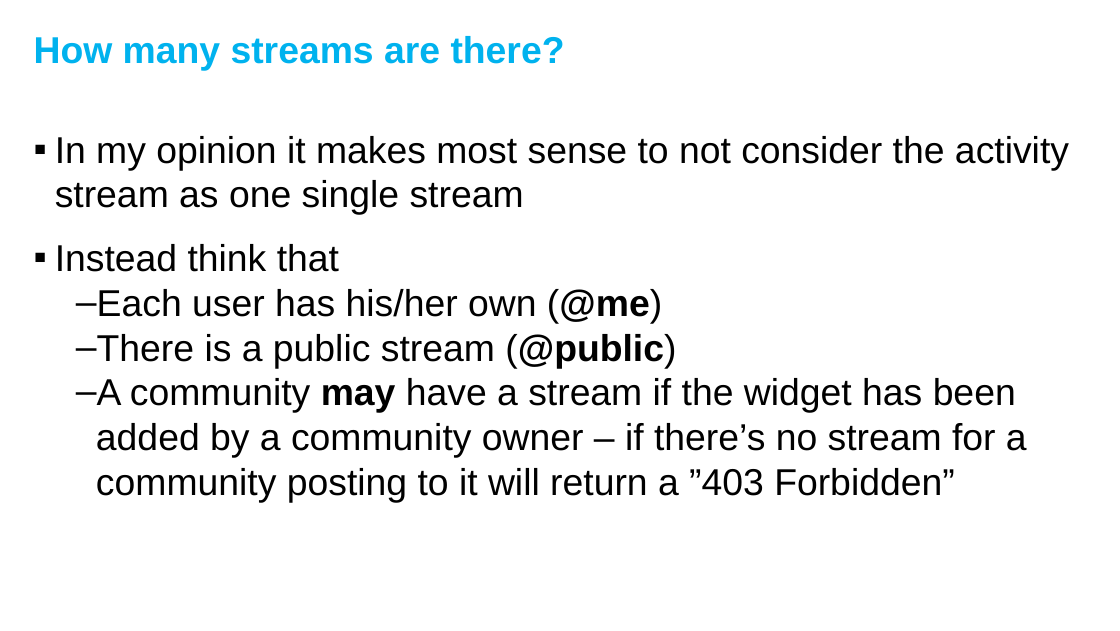
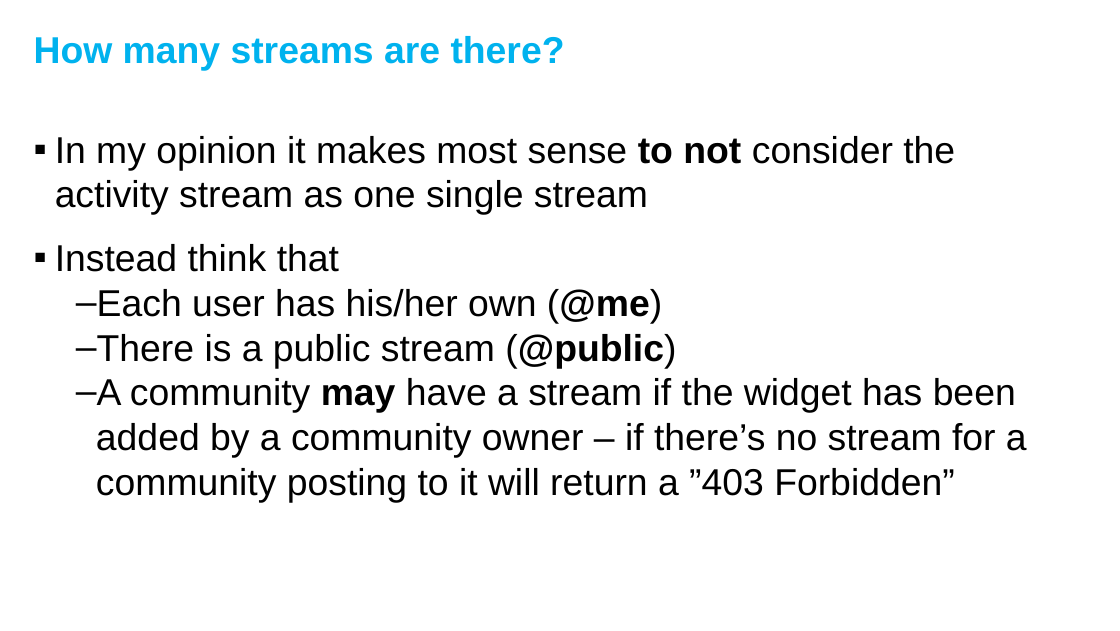
Before and after one commit to lekkimworld/IC14_BP301, a slide deck: slide 15 of BP301 - An introduction to working with the Activity Stream.pptx. Drawn at 1120x631 pixels with LibreOffice and Linux fonts; fonts in the diff are those of the drawing; background and template pictures are left out. Boxes give left, top, right and bottom in pixels: in the first picture for what was removed or moved away, otherwise in the second. Text is boxed around its words. In the diff, an @@ line names an element or a change of style, - is before the commit and + after.

```diff
--- a/BP301 - An introduction to working with the Activity Stream.pptx
+++ b/BP301 - An introduction to working with the Activity Stream.pptx
@@ text at [55, 136, 955, 215]: bold on in "to not" @@
```
Also in this commit, not shown: 1 other slide changed.
